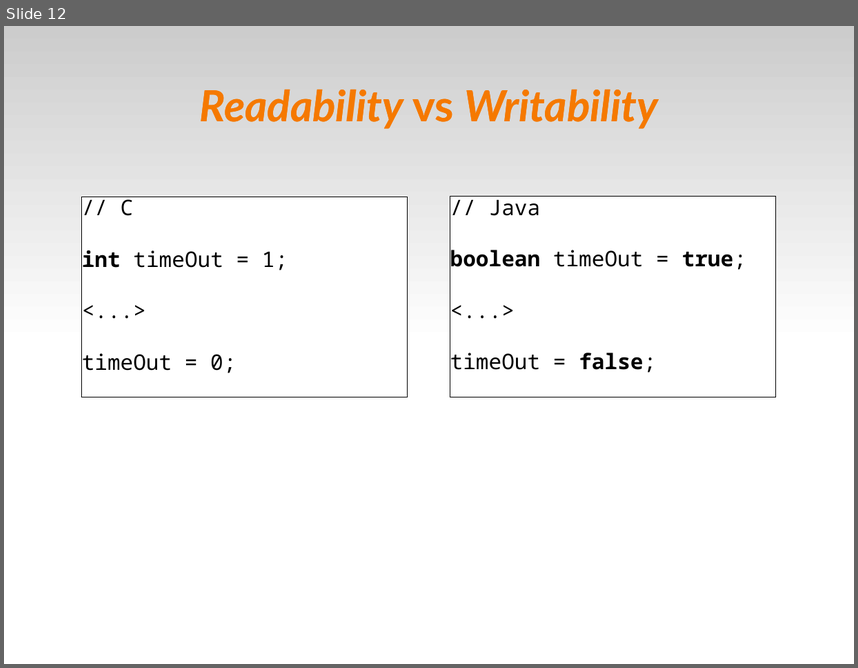
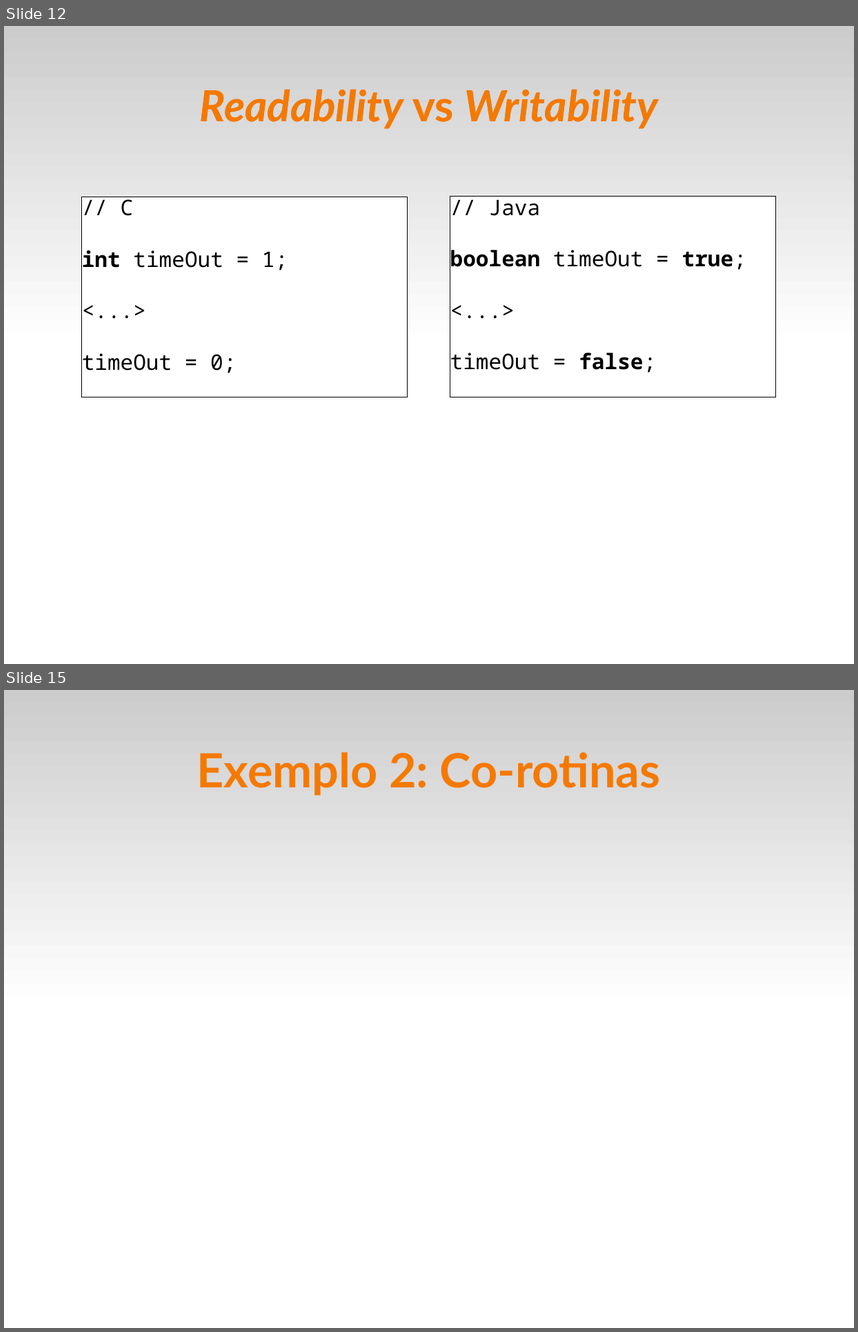
Before and after one commit to fsantanna-uerj/EDL, a slide deck: edl.odp. Shown one above the other, each under a label of ours: slide 12 before the commit, slides 12 and 15 after it; the slides between them are not shown. The pictures are 858x668 and 858x1332 pixels, drawn with LibreOffice and Linux fonts; fonts in the diff are those of the drawing. Boxes give left, top, right and bottom in pixels: in the first picture for what was removed or moved away, otherwise in the second. Text is boxed around its words. In the diff, an @@ line names an element or a change of style, - is before the commit and + after.

```diff
--- a/edl.odp
+++ b/edl.odp
@@ slide 15 added at [4, 690, 854, 1328], background #FFFFFF; not listed: 1 template element that a slide beside it also shows @@
@@ title added at [197, 752, 660, 796], 44 pt, text #F57900, bold @@
+Exemplo 2: Co-rotinas
```
Also in this commit, not shown: 3 other slides added, 1 slide removed, 5 other files.
